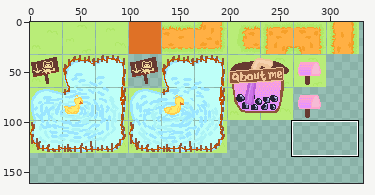
Sprite sheet, stored at public/assets/tilemap.png. The picture above shows the old version from afar; the outline marks the close-up.
Close-up. Earlier state:
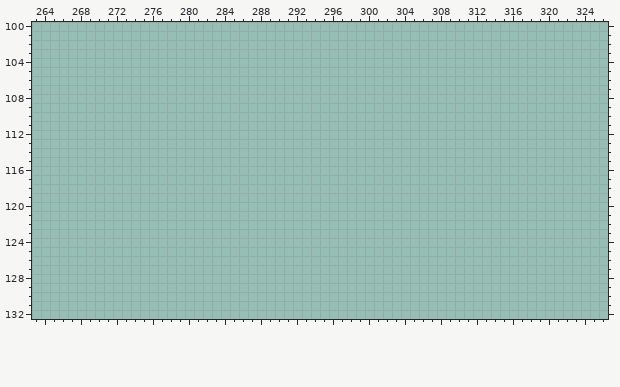
The file is 512x256 pixels. Shown: x 263..326, y 100..132. The wide view leaves out empty margins. The commit also changed other parts of the picture, which this record leaves out.
Palette (. is transparent): 
And afterwards:
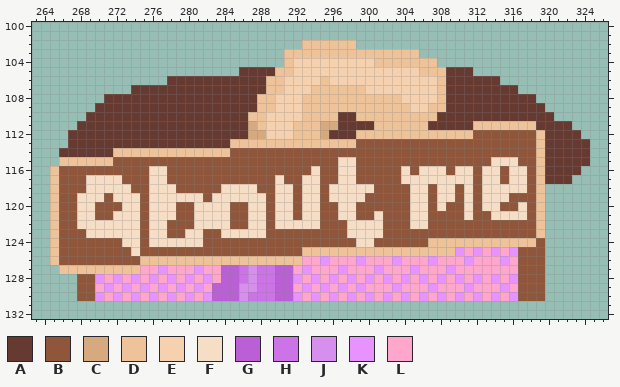
Colours new in this view: A #663931  B #8f563b  C #d6a97e  D #eec39a  E #f6d1af  F #f6ddc5  G #bb5fd6  H #cd73e8  J #d78fed  K #e693ff  L #ffa6cd
Difference:
Changed rows in their new state; - is an unchanged pixel.
first column x 265:
102 ----------------------------DDDDDD--------------------------
103 --------------------------DDDDDDDDDDDDDDD-------------------
104 --------------------------DEEEEEEEEEDDDDDDD-----------------
105 ---------------------AAAADDEEEEEEEEEEEEEEDDDAAA-------------
106 -------------AAAAAAAAAAADDEEEEDEEEEEEEEEEEEDAAAAAA----------
107 ---------AAAAAAAAAAAAAAADDEEEDDDDDDEEEEEEEEDAAAAAAAA--------
108 ------AAAAAAAAAAAAAAAAADDEEEDDDDDDDDDDDEEEEDAAAAAAAAAA------
109 -----AAAAAAAAAAAAAAAAAADDEEEDDDDDDDDDDDDEEDDAAAAAAAAAAA-----
110 ----AAAAAAAAAAAAAAAAAADDEEEEDDDDAADDDDDDDDDAAAAAAAAAAAAA----
111 ---AAAAAAAAAAAAAAAAAAACDEEEDDDCCAAAADDDDDDAAAAADDDDDDDAAAA--
112 --AAAAAAAAAAAAAAAAAAAACCEEEDDDCAAADDDDDDDDDDDDDBBBBBBBDAAAA-
113 --AAAAAAAAAAAAAAAAAADDDDDDDDDDDDDDBBBBBBBBBBBBBBBBBBBBDAAAAA
114 -AAAAAADDDDDDDDDDDDDBBBBBBBBBBBBBBBBBBBBBBBBBBBBBBBBBBDAAAAA
115 -DDDDDDBBBBBBBBBBBBBBBBBBBBBBBBBFFBBBBBBBBBBBBBBBFFFBBDAAAAA
116 DBBBBBBBBBBFFBBBBBBBBBBBBBBBBFBBFFBBBBBFBFFFBFFBFFBFFBDAAAA-
117 DBBBFFFFBBBFFBBBBBBBBBBBBFBBFFBBFFBBBBBFFFFFFFFBFFBFFBDAAA--
118 DBBBFFFFFBBFFFBBBBBFFFFBBFFBFFBFFFFFBBBBFFBFFBFBFFFFFBD-----
119 DBBFFFBFFFBFFFFFFBFFFFFFBFFBFFBFFFFBBBBBFFBFFBFBFFFBBBD-----
120 DBBFFBBBFFBFFFBBFFFFBBFFBFFBFFBBFFBBBBBBFFBFBBFBFFBBFBD-----
121 DBBFFBBFFFBFFFBBFFFFBBFFBFFBFFBBFFBBFBBBFFBBBBFBBFFFFBD-----
122 DBBFFFFFFFBFFBBBFFFFBBFFBFFFFFBBBFFFFBBBFFBBBBBBBBBBBBD-----
123 DBBBFFFFFFBFFBBFFBBFFFFFBBBBBBBBBFFFFBBBBBBBBBBBBBBBBBD-----
124 DBBBBBBBFFBFFFFFFBBBBBBBBBBBBBBBBBFFBBBBBBDDDDDDDDDDDDB-----
125 DBBBBBBBBFBBBBBBBBBBBBBBBBBBDDDDDDDDDDDDDDDDDKLKLKLKBBB-----
126 DBBBBBBBBBDDDDDDDDDDDDDDDDDDLLKLLLKLLLKLLLKLLLKLLLKLBBB-----
127 -DDDDDDDDDLLKLLLKLLGGHJHHGGLKLLLKLLLKLLLKLLLKLLLLLLLBBB-----
128 ---BBKLKLKLKLKLKLKLGGHJHHGGKLKLKLKLKLKLKLKLKLKLKLKLKBBB-----
129 ---BBLKLKLKLKLKLKLGGGJJHHGGLKLKLKLKLLLKLLLKLLLKLLLKLBBB-----
130 ---BBKLKLKLKLKLKLKGGGJHHHGGKLKLKLKLKLKLKLKLKLKLKLKLKBBB-----
